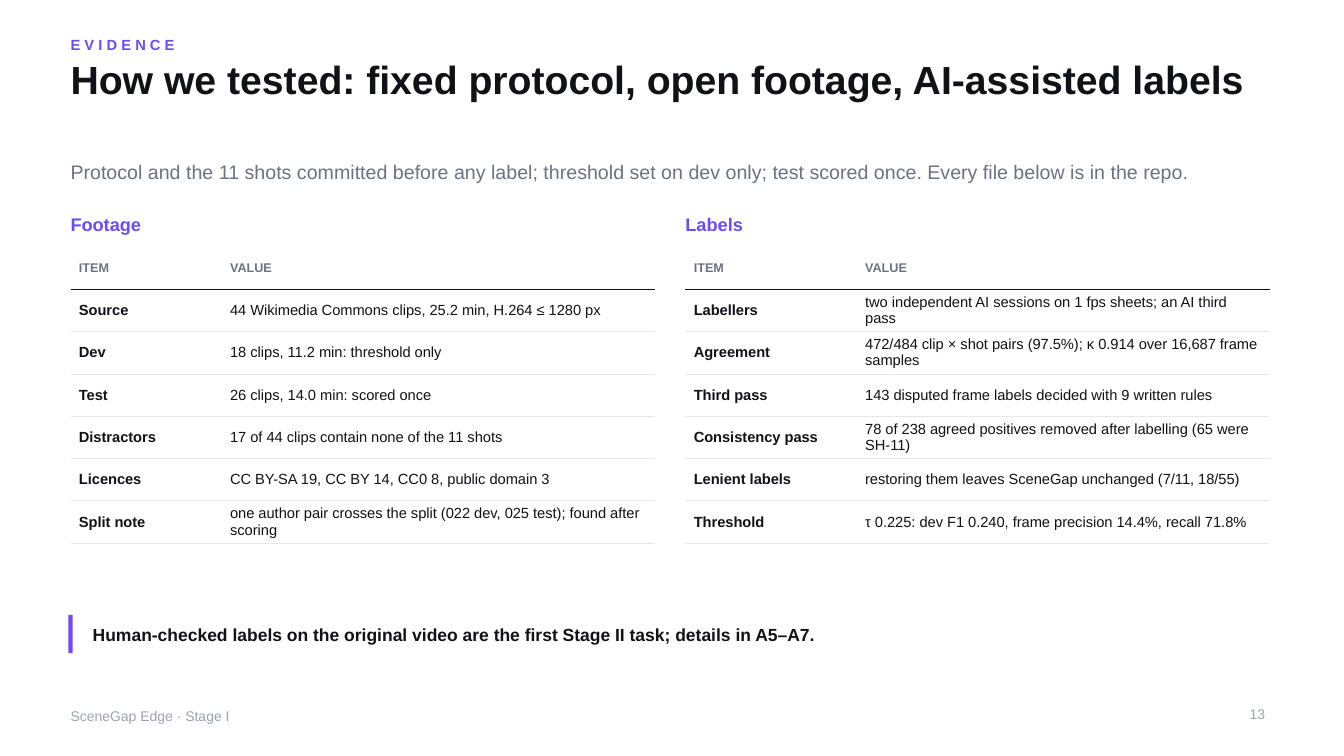
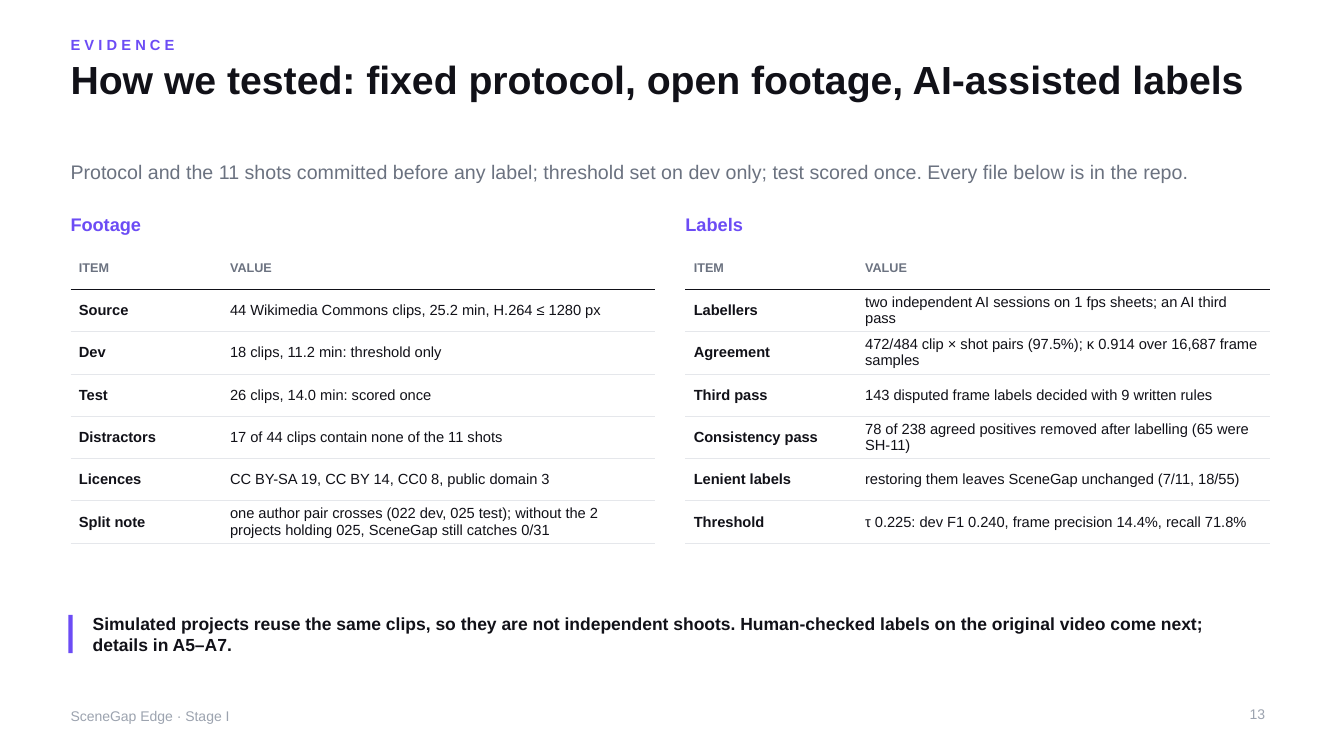
Before and after one commit to yu9bryan/scenegap-edge, a slide deck: slide 13 of docs/deck/SceneGapEdge_StageI_Proposal.pptx. Drawn at 1344x756 pixels with LibreOffice and Linux fonts; fonts in the diff are those of the drawing. Boxes give left, top, right and bottom in pixels: in the first picture for what was removed or moved away, otherwise in the second. Text is boxed around its words. In the diff, an @@ line names an element or a change of style, - is before the commit and + after.

```diff
--- a/docs/deck/SceneGapEdge_StageI_Proposal.pptx
+++ b/docs/deck/SceneGapEdge_StageI_Proposal.pptx
@@ table at box(71, 247, 655, 542) @@
-row 7, column 2: one author pair crosses the split (022 dev, 025 test); found after scoring
+row 7, column 2: one author pair crosses (022 dev, 025 test); without the 2 projects holding 025, SceneGap still catches 0/31
@@ text at box(93, 617, 1203, 651): text changed @@
-Human-checked labels on the original video are the first Stage II task; details in A5–A7.
+Simulated projects reuse the same clips, so they are not independent shoots. Human-checked labels on the original video come next; details in A5–A7.
```
Also in this commit, not shown: 8 other slides changed, 1 slide added, 5 other files.
